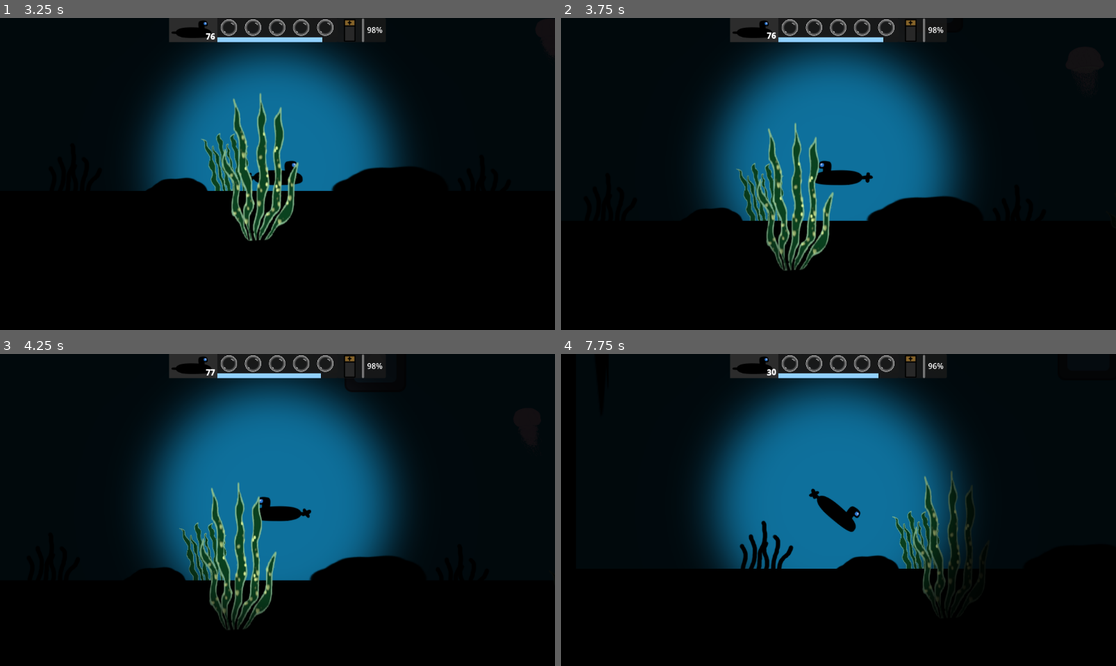
Above: before the commit, frames 1-4 (two rows, left to right).
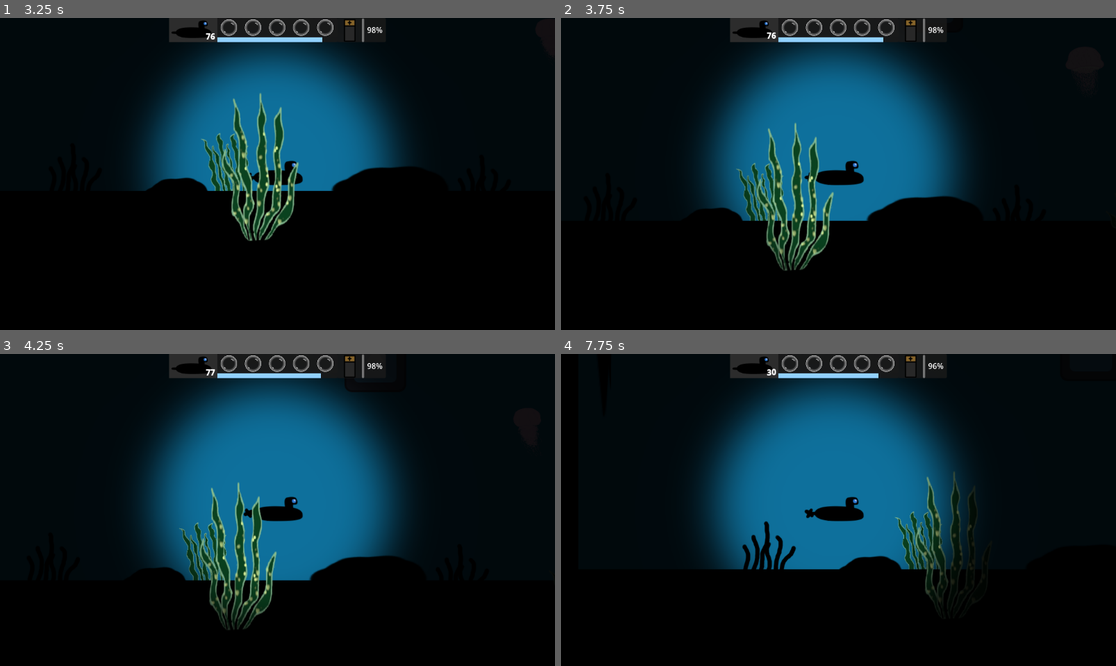
Above: after the commit, the same moments.

Repository: EddieRowe/godot-wild-jam-82
Game: Godot game, scene res://levels/level_1.tscn
Two runs of this game, one before a commit and one after it. Both use one fixed random seed, a clock stepped at 60 frames per second and the inputs below. The engine's default icon, where the game draws it, is replaced by a stand-in: a white triangle on a blue panel in a dark square.
Inputs:
- Up to frame 1 (3.25 s): tap Enter (ui_accept) at 0.5, 0.77, 1.52, 3.02 s; hold Right (ui_right) 0.53-1.28 s; hold Down (ui_down) 1.28-2.03 s; hold Right (ui_right) 2.03-2.78 s; hold Up (ui_up) from 2.78 s (still down)
- Up to frame 2 (3.75 s): release Up (ui_up) at 3.53 s; hold Left (ui_left) from 3.53 s (still down)
- Up to frame 3 (4.25 s): keep holding Left (ui_left); tap Enter (ui_accept) at 3.77 s
- Up to frame 4 (7.75 s): tap Enter (ui_accept) at 4.52, 6.02, 6.77, 7.52 s; release Left (ui_left) at 5.03 s; hold Down (ui_down) 5.03-5.78 s; hold Right (ui_right) 5.78-6.53 s; hold Up (ui_up) 6.53-7.28 s; hold Right (ui_right) from 7.28 s (still down)

Frame 1 is identical in both runs. In frame 2, 0.2% of the frame differs, in the area x 43-57%, y 45-54%; in frame 3, 0.2%; in frame 4, 3.1%, in the area x 26-75%, y 37-82%.

Commit message:
Rotate back to 0 after collision

Diff:
--- a/prefabs/Player.tscn
+++ b/prefabs/Player.tscn
@@ -68,6 +68,7 @@
 audio = NodePath("../Submarine Audio")
 propellor = NodePath("Sprite2D/PropSprite2D/PropSpriteAnimationPlayer")
 restart_timer = NodePath("../RestartLevelTimer")
+rotation_speed = 10
 
 [node name="CollisionShape2D" type="CollisionShape2D" parent="RigidBody2D"]
 position = Vector2(1, 8)
--- a/scripts/submarine_script.gd
+++ b/scripts/submarine_script.gd
@@ -9,6 +9,7 @@
 @export var audio : SubmarineAudio
 @export var propellor : AnimationPlayer
 @export var restart_timer : Timer
+@export var rotation_speed = 15
 
 var can_move : bool = true
 
@@ -35,7 +36,9 @@
 	var movement = Vector2(horizontal_movement, vertical_movement)
 
 	apply_central_force(movement * move_speed)
+	apply_torque((0 - rotation) * 10000)
 
+	_handle_rotate_sprite(delta)
 	_handle_flip_sprite(movement)
 
 	energy._handle_lighting(Input.is_action_pressed("ui_accept"))
@@ -51,12 +54,27 @@
 			propellor.stop()
 
 func _handle_flip_sprite(movement : Vector2):
-	if movement.x < 0:
-		sprite.flip_h = true
-		propellor.get_parent().position.x = 60.0
-	elif movement.x > 0:
-		sprite.flip_h = false
-		propellor.get_parent().position.x = -60.0
+	# Flip sprite based on rotation
+	#var clamped_rotation = sprite.rotation % (2*PI)
+
+	if sprite.rotation > PI/2 or sprite.rotation < -PI/2:
+		sprite.flip_v = true
+		propellor.get_parent().position.y = -7
+	else:
+		sprite.flip_v = false
+		propellor.get_parent().position.y = 7
+
+func _handle_rotate_sprite(delta : float):
+	var target_angle = linear_velocity.angle()
+	var current_angle = sprite.rotation
+	var angle_diff = target_angle - current_angle
+
+	if angle_diff > PI:
+		angle_diff -= 2 * PI
+	elif angle_diff < -PI:
+		angle_diff += 2 * PI
+
+	#sprite.rotation = lerp_angle(current_angle, target_angle, rotation_speed * delta)
 
 func _on_body_entered(body: Node) -> void:
 	if body.is_in_group("Obstacle"):
